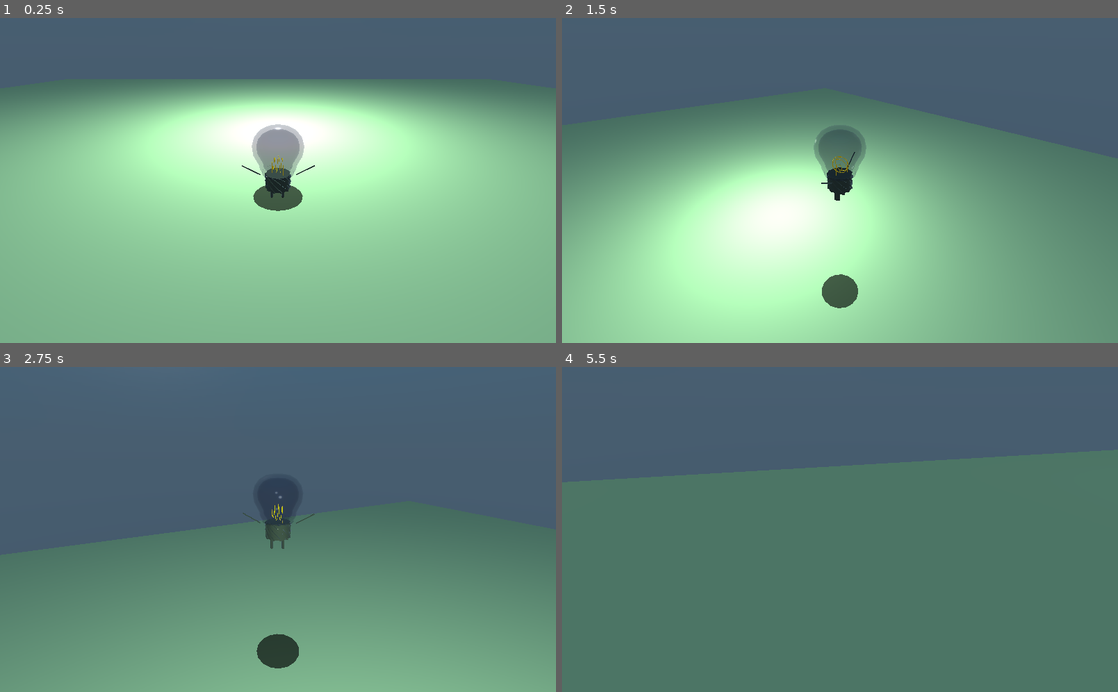
Above: before the commit, frames 1-4 (two rows, left to right).
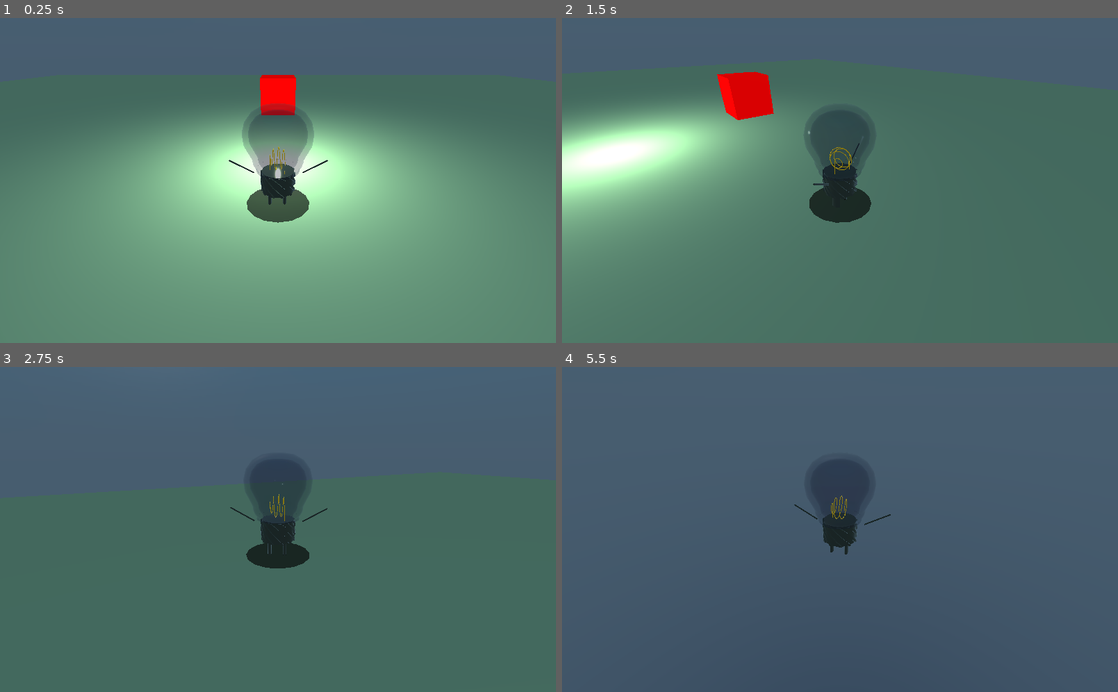
Above: after the commit, the same moments.

Repository: ben-baqa/AGJ-2021
Game: Godot game, scene res://scenes/platforming test.tscn
Same seed, same stepped clock (60 frames per second), same inputs: the game is played once before the commit and once after it.
Inputs (mouse positions are in pixels of both pictures, inside the frame that each line leads up to):
- Up to frame 1 (0.25 s): no input
- Up to frame 2 (1.5 s): tap Enter at 0.5 s; move the mouse to (867, 180) at 0.52 s; hold W (forward) from 0.53 s (still down); tap Space (jump) at 0.6, 0.77, 1.07, 1.35 s; click (867, 180) at 0.67 s; move the mouse to (812, 180) at 1.27 s
- Up to frame 3 (2.75 s): keep holding W (forward); tap Space (jump) at 1.52, 1.82, 2.1 s; move the mouse to (289, 523) at 2.02 s
- Up to frame 4 (5.5 s): keep holding W (forward); move the mouse to (834, 536) at 2.77 s; tap Space (jump) at 2.85, 3.02, 3.32, 3.6, 3.77, 4.07, 4.35, 4.52, 4.82, 5.1 s; click (834, 536) at 2.92 s; move the mouse to (878, 532) at 3.52 s; move the mouse to (795, 526) at 4.27 s; move the mouse to (845, 529) at 5.02 s; click (845, 529) at 5.17 s

The runs differ from the first frame. In frame 1, 73% of the frame differs, in the area x 0-100%, y 17-100%; in frame 2, 63%; in frame 3, 39%; in frame 4, 69%.

Commit message:
Basic light revealing mechanics

Diff:
--- /dev/null
+++ b/resources/light up.shader
@@ -0,0 +1,14 @@
+shader_type spatial;
+
+uniform vec4 color: hint_color = vec4(1, 1, 1, 1);
+uniform vec3 point;
+uniform float dist;
+
+void fragment(){
+	vec3 col = color.xyz * ALBEDO;
+	vec3 wPos = (CAMERA_MATRIX * vec4(VERTEX, 1)).xyz;
+
+	float a = step(distance(point, wPos), dist);
+	ALPHA = a;
+	ALBEDO = col;
+}
--- a/scenes/platforming test.tscn
+++ b/scenes/platforming test.tscn
@@ -1,49 +1,57 @@
-[gd_scene load_steps=12 format=2]
+[gd_scene load_steps=18 format=2]
 
 [ext_resource path="res://scripts/Camera Controller.gd" type="Script" id=1]
 [ext_resource path="res://scripts/Player.gd" type="Script" id=2]
 [ext_resource path="res://models/pluggy.tscn" type="PackedScene" id=3]
 [ext_resource path="res://scripts/shadow.gd" type="Script" id=4]
+[ext_resource path="res://scripts/light up.gd" type="Script" id=5]
+[ext_resource path="res://scripts/light management.gd" type="Script" id=7]
 
-[sub_resource type="CylinderShape" id=6]
+[sub_resource type="CylinderShape" id=1]
 radius = 0.3
 height = 1.0
 
-[sub_resource type="SphereShape" id=5]
+[sub_resource type="SphereShape" id=2]
 radius = 0.1
 
-[sub_resource type="SpatialMaterial" id=7]
+[sub_resource type="SpatialMaterial" id=3]
 flags_transparent = true
 albedo_color = Color( 0, 0, 0, 0.647059 )
 
-[sub_resource type="CylinderMesh" id=8]
-material = SubResource( 7 )
-top_radius = 0.25
-bottom_radius = 0.35
-height = 0.001
+[sub_resource type="CylinderMesh" id=4]
+material = SubResource( 3 )
+height = 0.01
 radial_segments = 16
 rings = 2
 
-[sub_resource type="CubeMesh" id=3]
+[sub_resource type="CubeMesh" id=5]
 
-[sub_resource type="SpatialMaterial" id=9]
+[sub_resource type="SpatialMaterial" id=6]
 albedo_color = Color( 0.305882, 0.4, 0.321569, 1 )
 
-[sub_resource type="BoxShape" id=4]
+[sub_resource type="BoxShape" id=7]
+
+[sub_resource type="CubeMesh" id=8]
+
+[sub_resource type="BoxShape" id=9]
+
+[sub_resource type="CylinderMesh" id=10]
+
+[sub_resource type="CylinderShape" id=11]
 
 [node name="Spatial" type="Spatial"]
 
 [node name="Player" type="KinematicBody" parent="."]
-transform = Transform( 1, 0, 0, 0, 1, 0, 0, 0, 1, 0, 0.01, 0 )
+transform = Transform( 1, 0, 0, 0, 1, 0, 0, 0, 1, 0, 0.5, 0 )
 script = ExtResource( 2 )
-move_force = 0.6
-jump_force = 16.0
-gravity = 0.5
+move_force = 2.0
+jump_force = 40.0
+gravity = 1.5
 turn_ratio = 0.1
 
 [node name="CollisionShape" type="CollisionShape" parent="Player"]
-transform = Transform( 1, 0, 0, 0, 1, 0, 0, 0, 1, 0, 0.25, 0 )
-shape = SubResource( 6 )
+transform = Transform( 3, 0, 0, 0, 3, 0, 0, 0, 3, 0, 0.7, 0 )
+shape = SubResource( 1 )
 
 [node name="Camera_Controller" type="Spatial" parent="Player"]
 script = ExtResource( 1 )
@@ -52,14 +60,14 @@
 transform = Transform( 1, 0, 0, 0, 0.870622, 0.491953, 0, -0.491953, 0.870622, 0, 0, 0 )
 
 [node name="RigidBody" type="RigidBody" parent="Player/Camera_Controller/x_rotation"]
-transform = Transform( 1, 0, 0, 0, 1, 0, 0, 0, 1, 0, -4.85219e-07, 3.15305 )
+transform = Transform( 1, 0, 0, 0, 1, 0, 0, 0, 1, 0, -4.76837e-07, 7.03746 )
 
 [node name="Cam" type="Camera" parent="Player/Camera_Controller/x_rotation/RigidBody"]
 current = true
 near = 0.01
 
 [node name="CollisionShape" type="CollisionShape" parent="Player/Camera_Controller/x_rotation/RigidBody"]
-shape = SubResource( 5 )
+shape = SubResource( 2 )
 
 [node name="pluggy" parent="Player" instance=ExtResource( 3 )]
 
@@ -70,19 +78,19 @@
 height_ratio = 0.3
 
 [node name="shadow_mesh" type="MeshInstance" parent="Player/shadow"]
-transform = Transform( 1, 0, 0, 0, 1, 0, 0, 0, 1, 0, -0.25, 0 )
-mesh = SubResource( 8 )
+transform = Transform( 1, 0, 0, 0, 1, 0, 0, 0, 1, 0, -0.75, 0 )
+mesh = SubResource( 4 )
 material/0 = null
 
 [node name="base" type="StaticBody" parent="."]
-transform = Transform( 14.6811, 0, 0, 0, 1, 0, 0, 0, 14.6811, 0, -1.5, 0 )
+transform = Transform( 41.8311, 0, 0, 0, 1, 0, 0, 0, 41.8311, 0, -1.5, 0 )
 
 [node name="MeshInstance" type="MeshInstance" parent="base"]
-mesh = SubResource( 3 )
-material/0 = SubResource( 9 )
+mesh = SubResource( 5 )
+material/0 = SubResource( 6 )
 
 [node name="CollisionShape" type="CollisionShape" parent="base"]
-shape = SubResource( 4 )
+shape = SubResource( 7 )
 
 [node name="DirectionalLight" type="OmniLight" parent="."]
 transform = Transform( 1, 0, 0, 0, 1, 0, 0, 0, 1, 0, 2.0962, -2.54225 )
@@ -90,3 +98,29 @@
 light_energy = 4.05
 omni_range = 34.3
 omni_attenuation = 5.65685
+
+[node name="StaticBody" type="StaticBody" parent="."]
+transform = Transform( 1, 0, 0, 0, 1, 0, 0, 0, 1, 0, 1.35475, -8.78297 )
+script = ExtResource( 5 )
+distance = 10.0
+
+[node name="MeshInstance" type="MeshInstance" parent="StaticBody"]
+mesh = SubResource( 8 )
+material/0 = null
+
+[node name="CollisionShape" type="CollisionShape" parent="StaticBody"]
+shape = SubResource( 9 )
+
+[node name="lighter" type="Spatial" parent="."]
+script = ExtResource( 7 )
+
+[node name="StaticBody2" type="StaticBody" parent="."]
+transform = Transform( 1, 0, 0, 0, 1, 0, 0, 0, 1, -7.32357, 1.18292, -0.185528 )
+script = ExtResource( 5 )
+
+[node name="MeshInstance" type="MeshInstance" parent="StaticBody2"]
+mesh = SubResource( 10 )
+material/0 = null
+
+[node name="CollisionShape" type="CollisionShape" parent="StaticBody2"]
+shape = SubResource( 11 )
--- a/scripts/Player.gd
+++ b/scripts/Player.gd
@@ -1,5 +1,6 @@
 extends KinematicBody
-# movement fucntionality
+
+
 export var friction: float = 0.1
 export var move_force: float = 10
 export var jump_force: float = 10
@@ -35,3 +36,7 @@
 	velocity.z *= (1 - friction)
 
 	velocity = move_and_slide(velocity, Vector3.UP)
+
+
+func _process(_delta):
+	get_tree().call_group("light up", "update_point", global_transform.origin)
--- /dev/null
+++ b/scripts/light management.gd
@@ -0,0 +1,12 @@
+extends Spatial
+
+enum COLOR { black = 0, red = 1, yellow = 2, orange = 3, blue = 4, purple = 5, green = 6, white = 7}
+export(COLOR) var default_colour = COLOR.red
+
+func light_lamp(n: int):
+	get_tree().call_group("light up", "light_color", n)
+
+
+func _process(_delta):
+	# set red lit by default
+	light_lamp(default_colour)
--- /dev/null
+++ b/scripts/light up.gd
@@ -0,0 +1,62 @@
+extends StaticBody
+
+enum COLOR { black = 0, red = 1, yellow = 2, orange = 3, blue = 4, purple = 5, green = 6, white = 7}
+export(COLOR) var colour = COLOR.red
+
+export var distance:float = 5
+
+onready var mesh: MeshInstance = get_child(0)
+onready var collider: CollisionShape = get_child(1)
+onready var shader:Shader = load("res://resources/light up.shader")
+var mat: ShaderMaterial
+
+# Declare member variables here. Examples:
+# var a = 2
+# var b = "text"
+
+
+# Called when the node enters the scene tree for the first time.
+func _ready():
+	add_to_group("light up")
+
+	mat = ShaderMaterial.new()
+	mat.shader = shader
+	match colour:
+		0:
+			mat.set_shader_param("color", Color(0, 0, 0, 1))
+		1:
+			mat.set_shader_param("color", Color(1, 0, 0, 1))
+		2:
+			mat.set_shader_param("color", Color(0, 1, 0, 1))
+		3:
+			mat.set_shader_param("color", Color(1, 1, 0, 1))
+		4:
+			mat.set_shader_param("color", Color(0, 0, 1, 1))
+		5:
+			mat.set_shader_param("color", Color(1, 0, 1, 1))
+		6:
+			mat.set_shader_param("color", Color(0, 1, 1, 1))
+		7:
+			mat.set_shader_param("color", Color(1, 1, 1, 1))
+	mat.set_shader_param("dist", distance)
+
+	mesh.material_override = mat
+	set_active(false)
+
+
+
+func update_point(p:Vector3):
+	mat.set_shader_param("point", p)
+
+func light_color(n: int):
+	print(n & colour)
+	if n & colour != 0:
+		set_active(true)
+
+func unlight_color(n: int):
+	if n & colour != 0:
+		set_active(false)
+
+func set_active(b: bool):
+	collider.disabled = !b
+	mesh.visible = b
Not shown, changed: models/pluggy/pluggy.dae
Not shown, added: logs/godot.log
Not shown, added: logs/godot_2021-08-14_11-49-59.log
